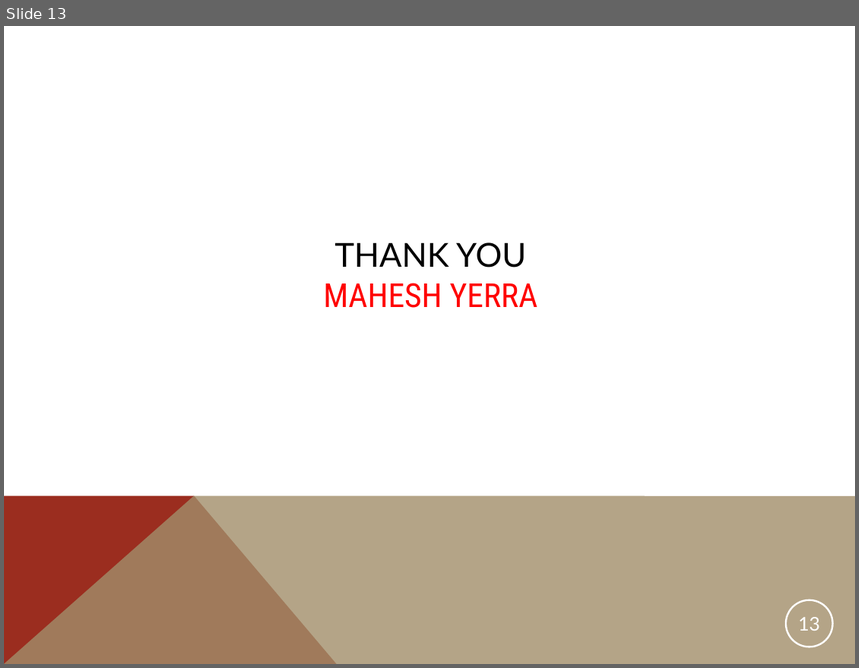
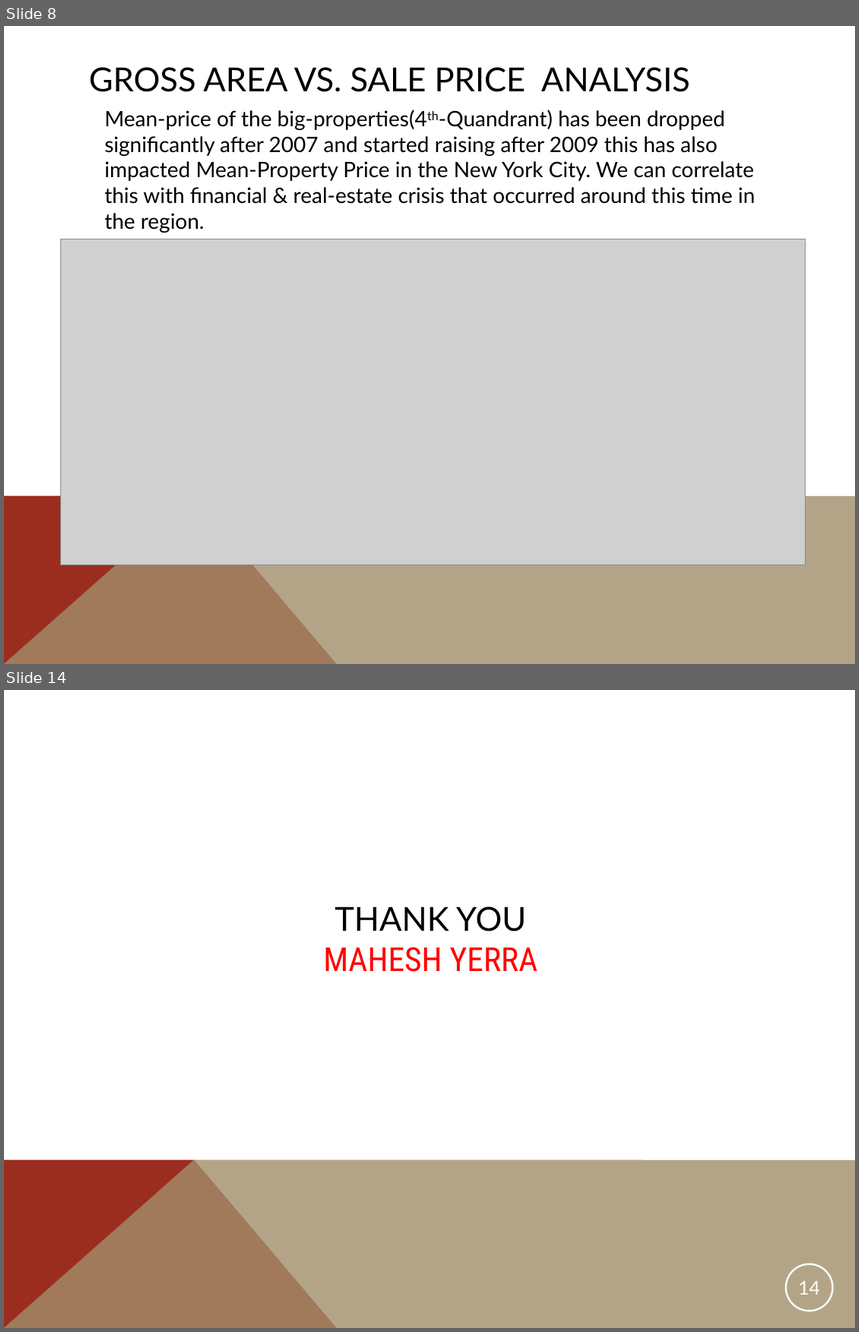
Before and after one commit to yerraeee/mY_SpringBoard, a slide deck: Capstone1_House_Price_Prediction/my_CapStone1_House_Price_Prediction_Presentation.ppt. Shown one above the other, each under a label of ours: slide 13 before the commit, slides 8 and 14 after it; the slides between them are not shown. The pictures are 859x668 and 859x1332 pixels, drawn with LibreOffice and Linux fonts; fonts in the diff are those of the drawing; grey boxes stand for pictures. Boxes give left, top, right and bottom in pixels: in the first picture for what was removed or moved away, otherwise in the second. Text is boxed around its words. In the diff, an @@ line names an element or a change of style, - is before the commit and + after.

```diff
--- a/Capstone1_House_Price_Prediction/my_CapStone1_House_Price_Prediction_Presentation.ppt
+++ b/Capstone1_House_Price_Prediction/my_CapStone1_House_Price_Prediction_Presentation.ppt
@@ slide 8 added at box(4, 26, 855, 664), background #FFFFFF; not listed: 2 template elements that a slide beside it also shows @@
@@ title added at box(89, 67, 690, 92), 28 pt, text #000000 @@
+GROSS AREA VS. SALE PRICE ANALYSIS
@@ text added at box(104, 110, 755, 233), 18 pt, text #000000 @@
+Mean-price of the big-properties(4th-Quandrant) has been dropped significantly after 2007 and started raising after 2009 this has also impacted Mean-Property Price in the New York City. We can correlate this with financial & real-estate crisis that occurred around this time in the region.
@@ picture added at box(61, 239, 806, 565) @@
@@ what was slide 13 is now slide 14 @@
@@ page number at box(798, 1281, 820, 1295): text changed @@
-13
+14
```
Also in this commit, not shown: 6 slides changed, 2 other slides added, 2 slides removed, 2 other files.
